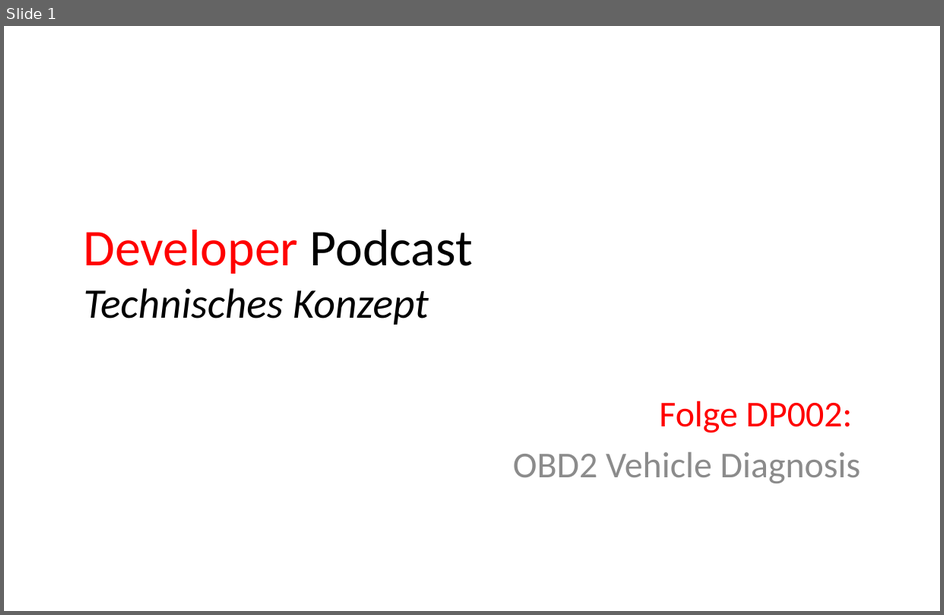
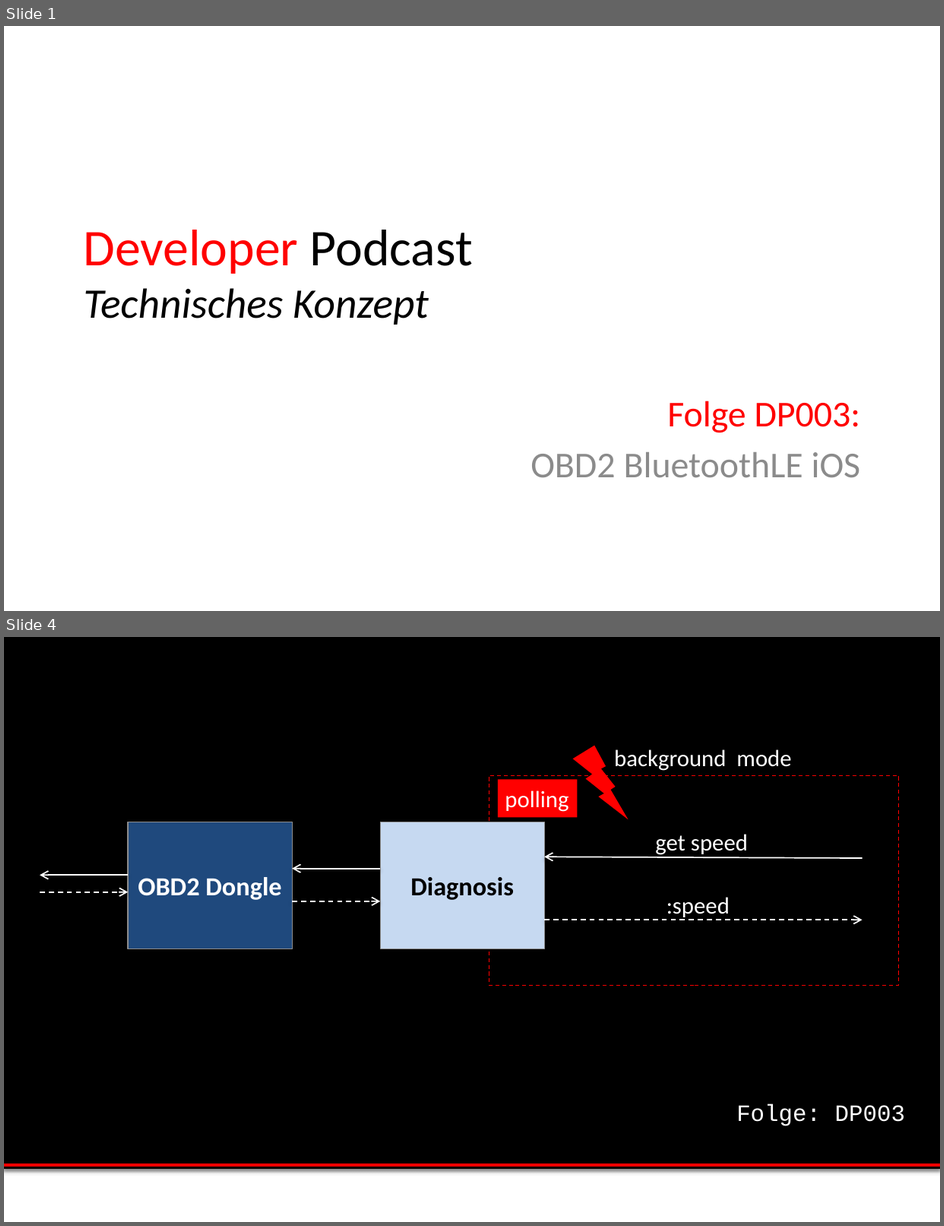
Before and after one commit to msedd/DP003-OBD2_BluetoothLE_iOS, a slide deck: DP003-Technische_Konzept.ppt. Shown one above the other, each under a label of ours: slide 1 before the commit, slides 1 and 4 after it; the slides between them are not shown. The pictures are 944x615 and 944x1226 pixels, drawn with LibreOffice and Linux fonts; fonts in the diff are those of the drawing; background and template pictures are left out. Boxes give left, top, right and bottom in pixels: in the first picture for what was removed or moved away, otherwise in the second. Text is boxed around its words. In the diff, an @@ line names an element or a change of style, - is before the commit and + after.

```diff
--- a/DP003-Technische_Konzept.ppt
+++ b/DP003-Technische_Konzept.ppt
@@ slide 4 added at [4,637,940,1222], background #FFFFFF @@
@@ rectangle added at [4,637,940,1169], fill #000000, outline #000000 0.75 pt @@
@@ lightning bolt added at [573,746,629,819], fill #FF0000 @@
@@ text added at [614,749,791,771], 18 pt, text #FFFFFF @@
+background mode
@@ rectangle added at [489,775,899,985], outline #FF0000 0.75 pt dashed @@
@@ rectangle added at [497,779,577,818], fill #FF0000, 18 pt, text #FFFFFF @@
+polling
@@ rectangle added at [128,822,291,949], fill #1F497D, outline #8D8D8D 0.75 pt, 20 pt, text #FFFFFF, bold @@
+OBD2 Dongle
@@ rectangle added at [380,822,544,949], fill #C6D9F1, outline #8D8D8D 0.75 pt, 20 pt, text #000000, bold @@
+Diagnosis
@@ text added at [655,834,748,855], 18 pt, text #FFFFFF @@
+get speed
@@ arrow added from (863, 858) to (544, 857), #FFFFFF 1 pt @@
@@ arrow added from (128, 875) to (40, 875), #FFFFFF 1 pt @@
@@ arrow added from (380, 868) to (292, 868), #FFFFFF 1 pt @@
@@ arrow added from (40, 892) to (128, 892), #FFFFFF 1 pt dashed @@
@@ arrow added from (292, 901) to (380, 901), #FFFFFF 1 pt dashed @@
@@ text added at [667,897,730,920], 18 pt, text #FFFFFF @@
+:speed
@@ arrow added from (544, 920) to (863, 920), #FFFFFF 1 pt dashed @@
@@ text added at [737,1104,905,1126], 18 pt, text #FFFFFF @@
+Folge: DP003
@@ line added from (4, 1165) to (940, 1165), #FF0000 2 pt @@
@@ slide 1 changed as well @@
@@ subtitle at [531,401,861,477]: text changed @@
-Folge DP002:
-OBD2 Vehicle Diagnosis
+Folge DP003:
+OBD2 BluetoothLE iOS
```
Also in this commit, not shown: 9 other slides added, 9 slides removed, 10 other files.
